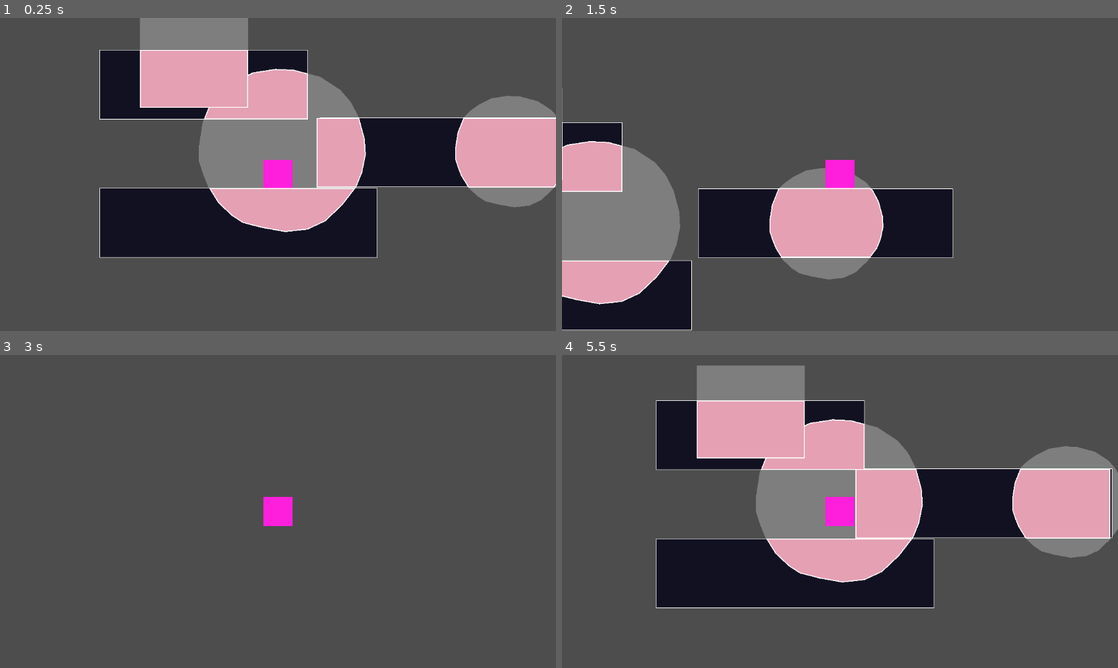
Above: before the commit, frames 1-4 (two rows, left to right).
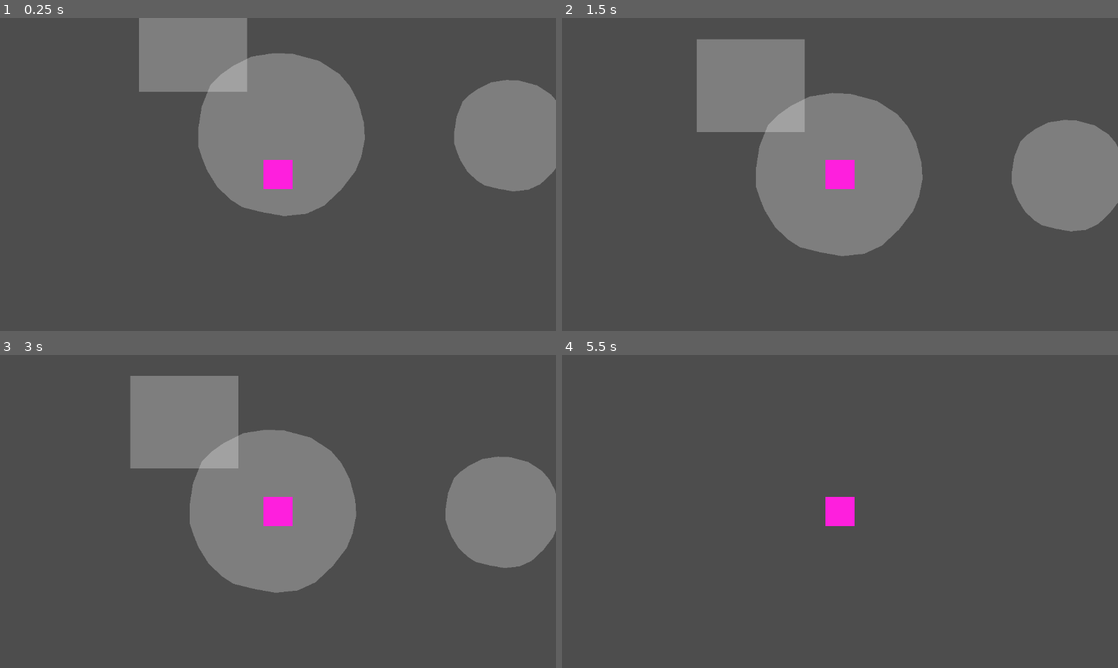
Above: after the commit, the same moments.

Repository: WeDoThingsHere/Godot-Jam-June-2025
Game: Godot game, scene res://scenes/platform_test.tscn
Two runs of this game, one before a commit and one after it. Both use one fixed random seed, a clock stepped at 60 frames per second and the inputs below.
Inputs:
- Up to frame 1 (0.25 s): no input
- Up to frame 2 (1.5 s): tap Enter (ui_accept) at 0.5 s; hold D (move_right) from 0.53 s (still down); tap Space (jump) at 0.77 s
- Up to frame 3 (3 s): tap Space (jump) at 1.52 s; release D (move_right) at 2.03 s; hold A (move_left) 2.03-2.78 s; hold D (move_right) from 2.78 s (still down)
- Up to frame 4 (5.5 s): tap Space (jump) at 3.02, 3.77, 4.52 s; tap Tab (Pause, bound only after the commit) at 4.15 s; release D (move_right) at 4.28 s; hold A (move_left) 4.28-5.03 s; hold D (move_right) from 5.03 s (still down)

The runs differ from the first frame. In frame 1, 31% of the frame differs, in the area x 17-100%, y 0-77%; in frame 2, 42%, in the area x 0-100%, y 6-100%; in frame 3, 23%; in frame 4, 38%.
Error after the commit: Out of bounds get index '0' (on base: 'Array[PackedVector2Array]') (res://scripts/platform_box.gd:20)

Commit message:
forgor to push pause menu

Diff:
--- /dev/null
+++ b/pause_menu.gd
@@ -0,0 +1,35 @@
+extends Control
+
+
+# Called when the node enters the scene tree for the first time.
+func _ready() -> void:
+	pass # Replace with function body.
+
+
+# Called every frame. 'delta' is the elapsed time since the previous frame.
+func _process(delta: float) -> void:
+	if Input.is_action_just_pressed("Pause"):
+		toggle_pause()
+
+func toggle_pause():
+	if Engine.time_scale == 1.0:
+		pause_game()
+	else:
+		resume_game()
+
+func pause_game():
+	Engine.time_scale = 0.0
+	visible = true
+
+func resume_game():
+	Engine.time_scale = 1.0
+	visible = false
+
+
+func _on_resume_pressed() -> void:
+	resume_game()
+
+
+
+func _on_quit_pressed() -> void:
+	get_tree().quit()
--- a/pause_menu.tscn
+++ b/pause_menu.tscn
@@ -1,4 +1,6 @@
-[gd_scene format=3 uid="uid://rweim3qej8eq"]
+[gd_scene load_steps=2 format=3 uid="uid://rweim3qej8eq"]
+
+[ext_resource type="Script" uid="uid://c4wvvno1xgq3x" path="res://pause_menu.gd" id="1_hdmo1"]
 
 [node name="Pause Menu" type="Control"]
 layout_mode = 3
@@ -7,3 +9,31 @@
 anchor_bottom = 1.0
 grow_horizontal = 2
 grow_vertical = 2
+script = ExtResource("1_hdmo1")
+
+[node name="VBoxContainer" type="VBoxContainer" parent="."]
+layout_mode = 1
+anchors_preset = 7
+anchor_left = 0.5
+anchor_top = 1.0
+anchor_right = 0.5
+anchor_bottom = 1.0
+offset_left = -68.0
+offset_top = -344.0
+offset_right = 69.0
+grow_horizontal = 2
+grow_vertical = 0
+theme_override_constants/separation = 25
+
+[node name="Resume" type="Button" parent="VBoxContainer"]
+layout_mode = 2
+theme_override_constants/outline_size = 10
+text = "Resume"
+
+[node name="Quit" type="Button" parent="VBoxContainer"]
+layout_mode = 2
+text = "Quit
+"
+
+[connection signal="pressed" from="VBoxContainer/Resume" to="." method="_on_resume_pressed"]
+[connection signal="pressed" from="VBoxContainer/Quit" to="." method="_on_quit_pressed"]
--- a/project.godot
+++ b/project.godot
@@ -36,6 +36,11 @@
 "events": [Object(InputEventKey,"resource_local_to_scene":false,"resource_name":"","device":-1,"window_id":0,"alt_press …(192 unchanged characters)…
 ]
 }
+Pause={
+"deadzone": 0.2,
+"events": [Object(InputEventKey,"resource_local_to_scene":false,"resource_name":"","device":0,"window_id":0,"alt_pressed":false,"shift_pressed":false,"ctrl_pressed":false,"meta_pressed":false,"pressed":false,"keycode":0,"physical_keycode":4194306,"key_label":0,"unicode":0,"location":0,"echo":false,"script":null)
+]
+}
 
 [rendering]
 
--- a/scenes/platform_test.tscn
+++ b/scenes/platform_test.tscn
@@ -77,29 +77,17 @@
 [node name="PlatformArea" parent="PlatformBox" index="0"]
 position = Vector2(59, 57)
 
-[node name="Bounds" parent="PlatformBox/PlatformArea" index="0"]
-polygon = PackedVector2Array(-312, -40, -312, 32, -24, 32, -24, -40)
-uv = PackedVector2Array(-312, -40, -312, 32, 168, 32, 168, -40)
-
 [node name="PlatformBox3" parent="." instance=ExtResource("1_clysx")]
 position = Vector2(138, -194)
 
 [node name="PlatformArea" parent="PlatformBox3" index="0"]
 position = Vector2(59, 57)
 
-[node name="Bounds" parent="PlatformBox3/PlatformArea" index="0"]
-polygon = PackedVector2Array(-312, -40, -312, 32, -96, 32, -96, -40)
-uv = PackedVector2Array(-312, -40, -312, 32, 168, 32, 168, -40)
-
 [node name="PlatformBox2" parent="." instance=ExtResource("1_clysx")]
 position = Vector2(97, -147)
 
 [node name="PlatformArea" parent="PlatformBox2" index="0"]
 position = Vector2(59, 57)
-
-[node name="Bounds" parent="PlatformBox2/PlatformArea" index="0"]
-polygon = PackedVector2Array(-72, -16, -72, 56, 192, 56, 192, -16)
-uv = PackedVector2Array(-152, -16, -152, 56, 216, 56, 216, -16)
 
 [node name="AnimationPlayer" type="AnimationPlayer" parent="PlatformBox2"]
 libraries = {
Not shown, added: pause_menu.gd.uid
Not shown: 1 places in scenes/constant_platform.tscn that only renumber resources
Not shown: 1 places in scenes/killzone.tscn that only renumber resources
